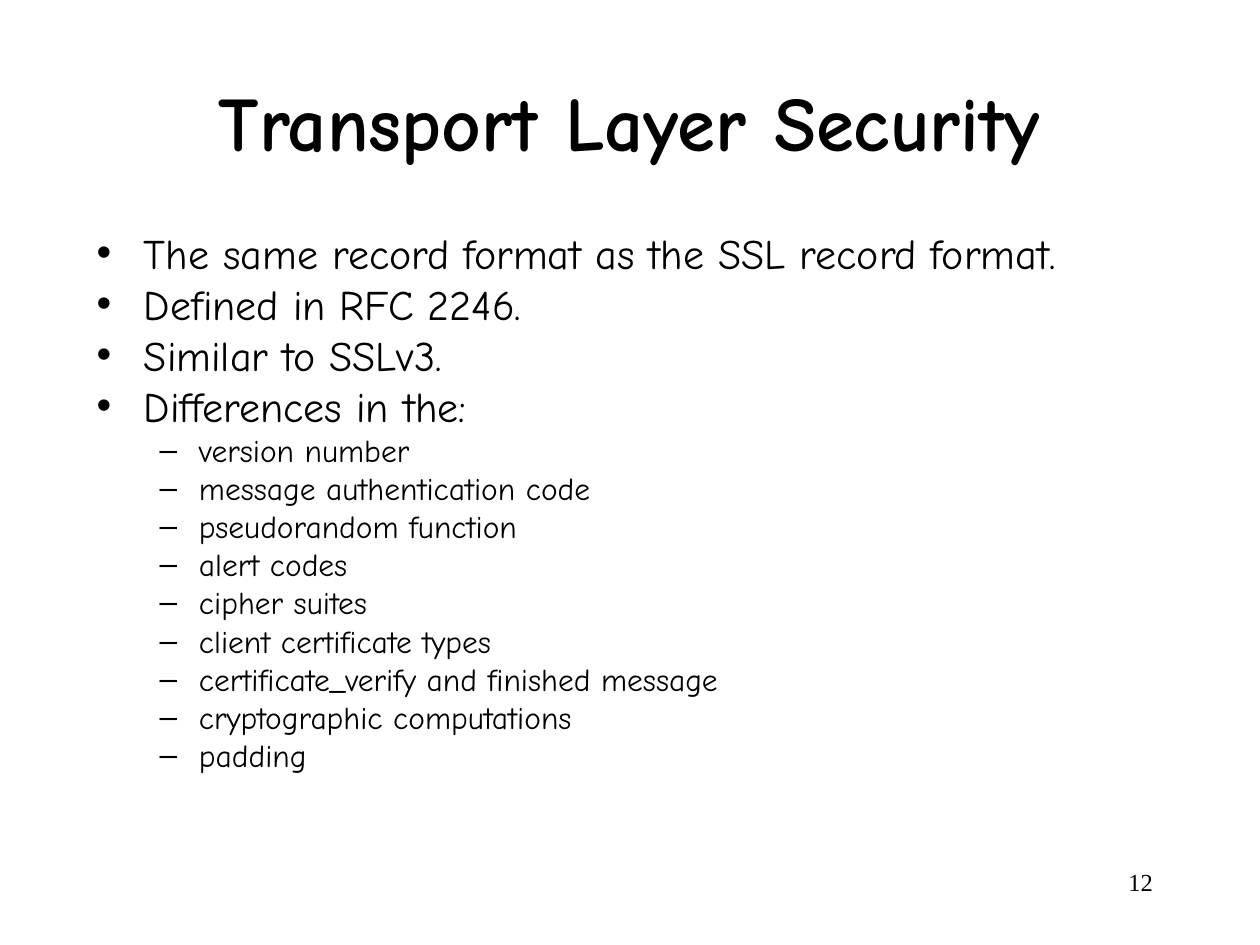
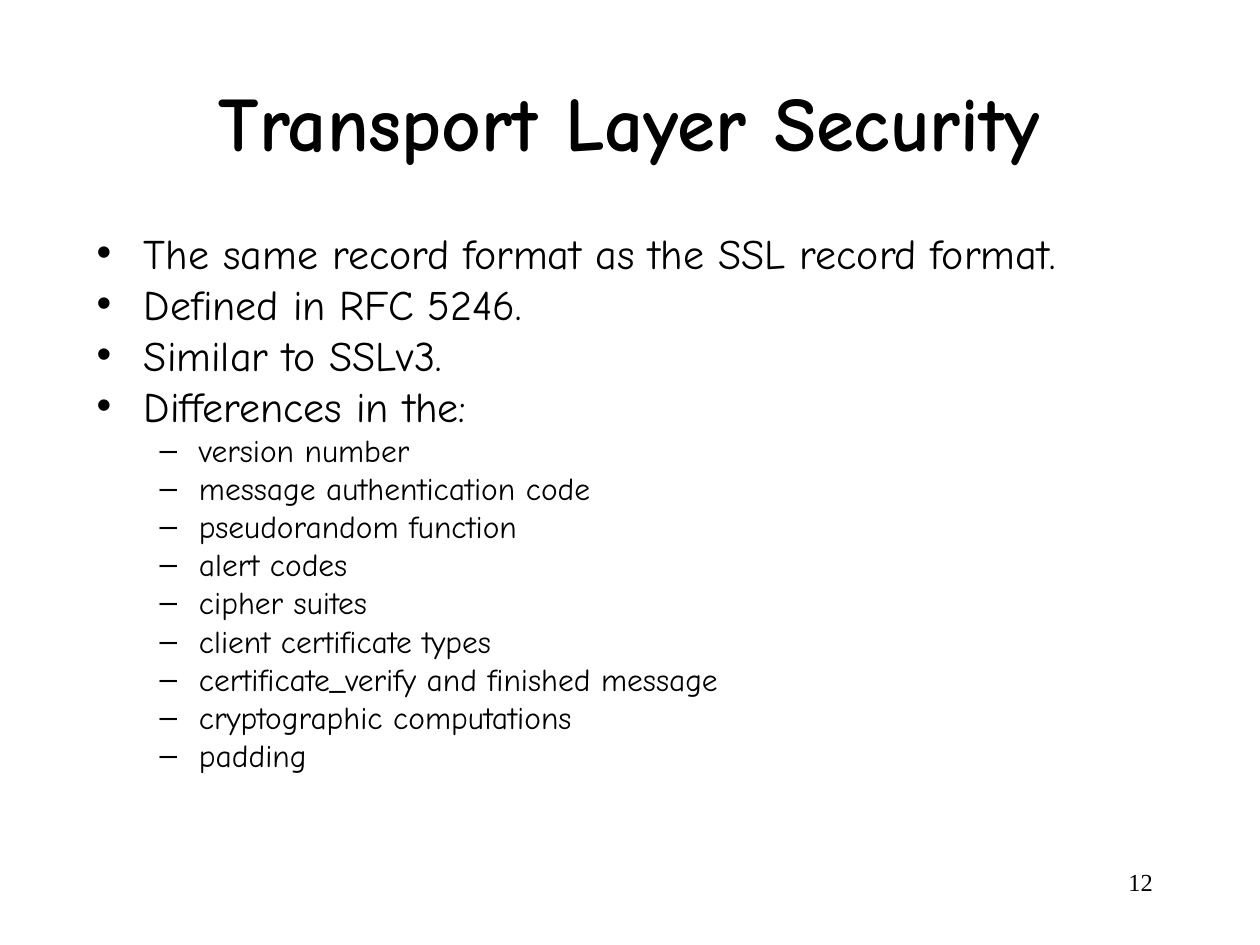
Before and after one commit to wangjin0818/Network_Security, a slide deck: slide 12 of week 08/Chapter 7.ppt. Drawn at 1260x945 pixels with LibreOffice and Linux fonts; fonts in the diff are those of the drawing. Boxes give left, top, right and bottom in pixels: in the first picture for what was removed or moved away, otherwise in the second. Text is boxed around its words. In the diff, an @@ line names an element or a change of style, - is before the commit and + after.

```diff
--- a/week 08/Chapter 7.ppt
+++ b/week 08/Chapter 7.ppt
@@ text at [144,291,522,321]: text changed @@
-• Defined in RFC 2246.
+• Defined in RFC 5246.
```
Also in this commit, not shown: 18 slides added, 10 slides removed.
